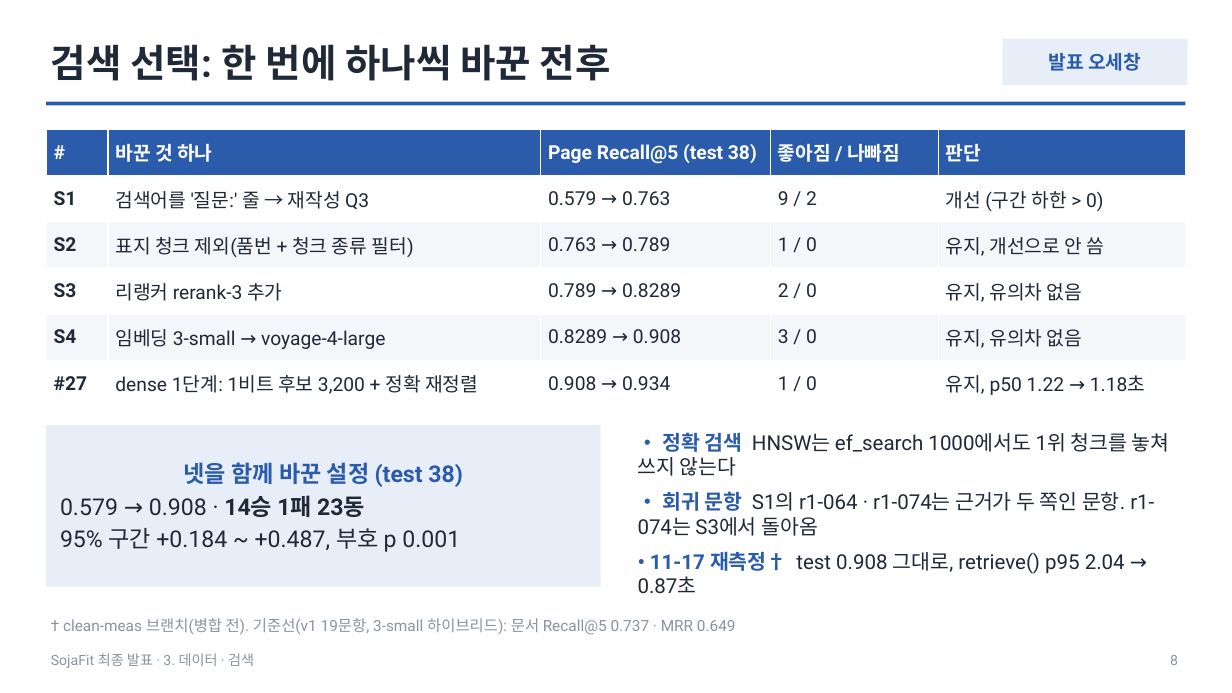
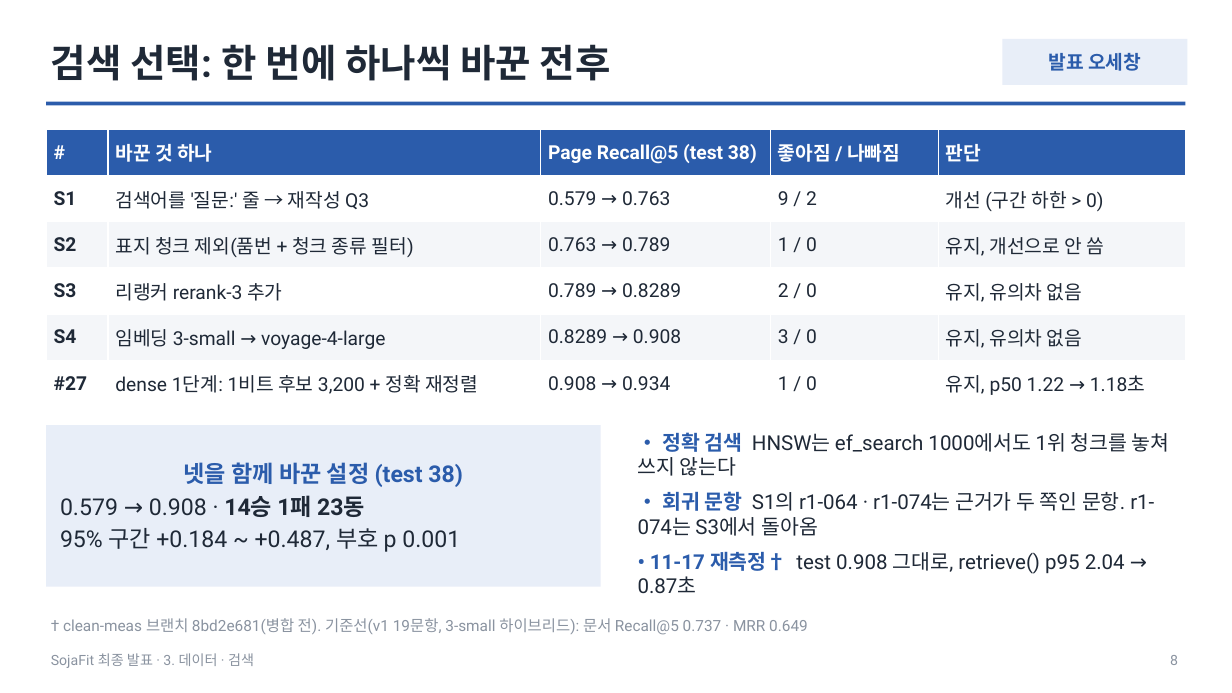
Before and after one commit to HJU5022/SojaFit, a slide deck: slide 8 of docs/deliverables/presentation/sojafit-final-2026-11-18.pptx. Drawn at 1232x693 pixels with LibreOffice and Linux fonts; fonts in the diff are those of the drawing. Boxes give left, top, right and bottom in pixels: in the first picture for what was removed or moved away, otherwise in the second. Text is boxed around its words. In the diff, an @@ line names an element or a change of style, - is before the commit and + after.

Commit message:
docs(deliverables): 발표 덱 표 칸 줄바꿈을 문단으로, clean-meas 근거를 8bd2e681로 고정, 검색 지표와 시연 장면에 출처에 있는 조건만 남긴다

```diff
--- a/docs/deliverables/presentation/sojafit-final-2026-11-18.pptx
+++ b/docs/deliverables/presentation/sojafit-final-2026-11-18.pptx
@@ text at [63,618,808,635]: text changed @@
-† clean-meas 브랜치(병합 전). 기준선(v1 19문항, 3-small 하이브리드): 문서 Recall@5 0.737 · MRR 0.649
+† clean-meas 브랜치 8bd2e681(병합 전). 기준선(v1 19문항, 3-small 하이브리드): 문서 Recall@5 0.737 · MRR 0.649
```
Also in this commit, not shown: 8 other slides changed, 1 other file.
